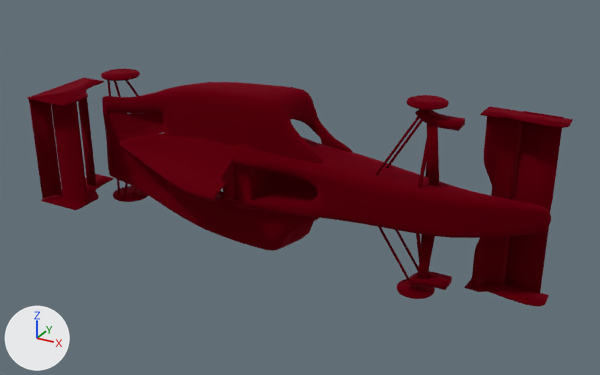
What one commit did to the OBJ model resources/models/f1_car/chassis.obj.
Before and after are seen from a camera (50 mm lens) standing at (19.7, -35.7, 16.1) and looking at (1.5, -2.7, -0.4). The axes (+X, +Y, +Z) are drawn at lower left. The lights are the same throughout. Where no turn or scale is listed for an object, it has been applied to the vertices.

The older version as bpy lines, for what is in view:
```python
mat_chassis = principled_material('Chassis')
mat_chassis.texture = img_metal_jpg
mat_chassis.metallic = 1.0
mat_chassis.roughness = 0.969
me_chassis_ferrari_chassis = bpy.data.meshes.new('Chassis_Ferrari_chassis')
me_chassis_ferrari_chassis.from_pydata(...)  # 4022 vertices, 7472 faces; spans x -13.7..13.6, y -6.5..-0.3, z -4.8..4.8
me_chassis_ferrari_chassis.materials.append(mat_chassis)  # picture img_metal_jpg
ob_chassis_ferrari_chassis = bpy.data.objects.new('Chassis_Ferrari_chassis', me_chassis_ferrari_chassis)
ob_chassis_ferrari_chassis.location = (0.0, 0.0, 0.0)
```
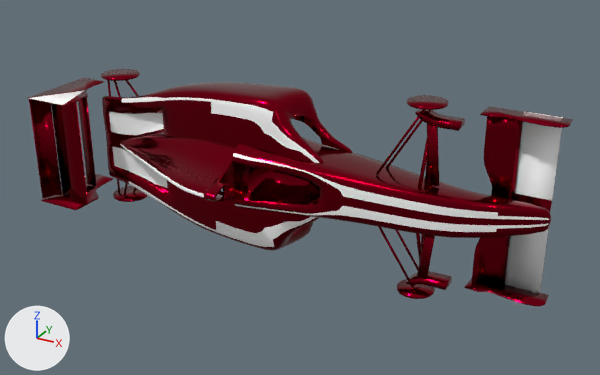
Patch to the scene script:
```diff
--- a/resources/models/f1_car/chassis.obj.py
+++ b/resources/models/f1_car/chassis.obj.py
@@ img_white_metal_jpg @@
+img_white_metal_jpg = load_image('white_metal.jpg', 'white_metal.jpg', 2048, 2048, 'sRGB')
@@ mat_chassis @@
 mat_chassis.metallic = 1.0
-mat_chassis.roughness = 0.969
+mat_chassis.roughness = 0.135
@@ mat_white_metal @@
+mat_white_metal = principled_material('White_metal')
+mat_white_metal.texture = img_white_metal_jpg
+mat_white_metal.roughness = 0.526
@@ me_chassis_ferrari_chassis @@
 me_chassis_ferrari_chassis.from_pydata(...)  # 4022 vertices, 7472 faces; spans x -13.7..13.6, y -6.5..-0.3, z -4.8..4.8
 # used by ob_chassis_ferrari_chassis; location = (0.0, 0.0, 0.0)
+# me_chassis_ferrari_chassis part 1: 18 kept faces spanning x -3.2..-0.5, y -2.9..-1.3, z 3.9..4.1 get new texture (UV) coordinates
+# me_chassis_ferrari_chassis part 2: 348 faces spanning x -13.6..13.3, y -6.5..-0.3, z -4.3..4.4 switch from mat_chassis (picture img_metal_jpg) to mat_white_metal (picture img_white_metal_jpg)
```

Boxes [x1, y1, x2, y2] around the edits, measured in the pictures (600 x 375 px):
'Chassis_Ferrari_chassis', surface changed: [27, 69, 573, 306] in both
part 1 of me_chassis_ferrari_chassis, surface changed (red to brown): [216, 83, 276, 96] in both
part 2 of me_chassis_ferrari_chassis, recoloured (red to grey): [29, 90, 563, 293] in both
